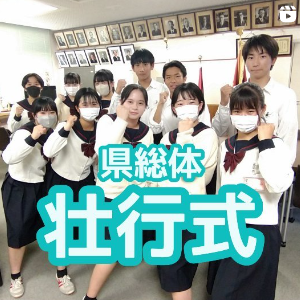
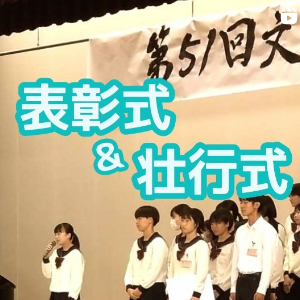
The second 300px x 300px image is a revision of the first. Changes to its layers:
added layer "レイヤー 9" above "レイヤー 8" over [0, 0, 300, 300]
added layer "レイヤー 8" above "レイヤー 7" over [0, 0, 300, 300]
added layer "レイヤー 7" above "レイヤー 6" over [0, 0, 300, 300]
added layer "レイヤー 6" above "レイヤー 5" over [0, 0, 300, 300]
